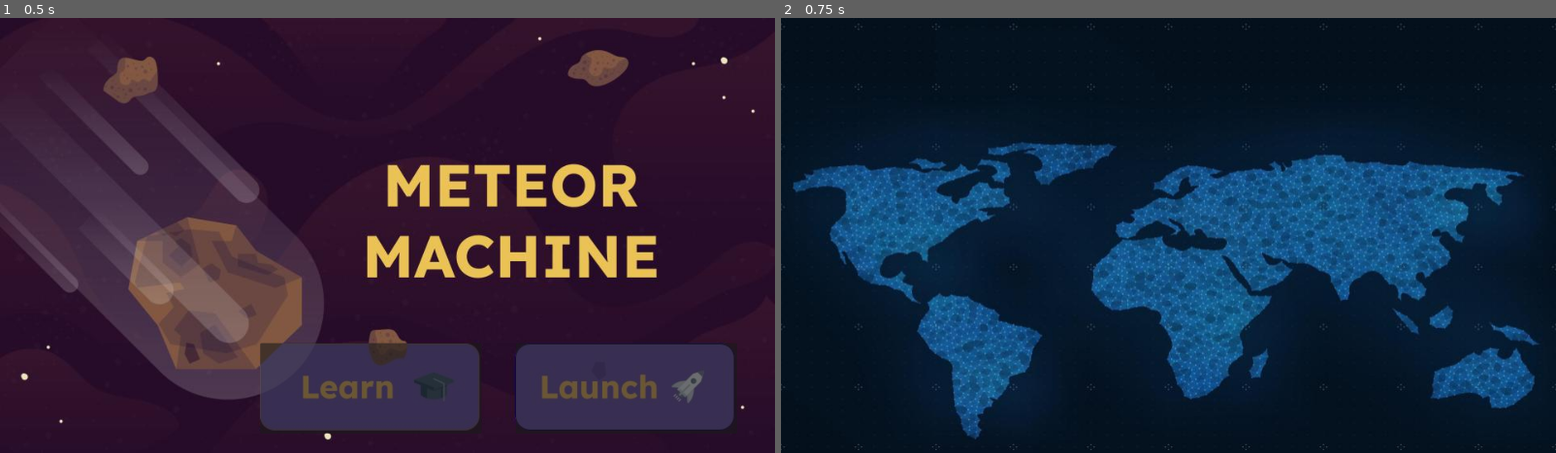
Above: before the commit, frames 1-2 (left to right).
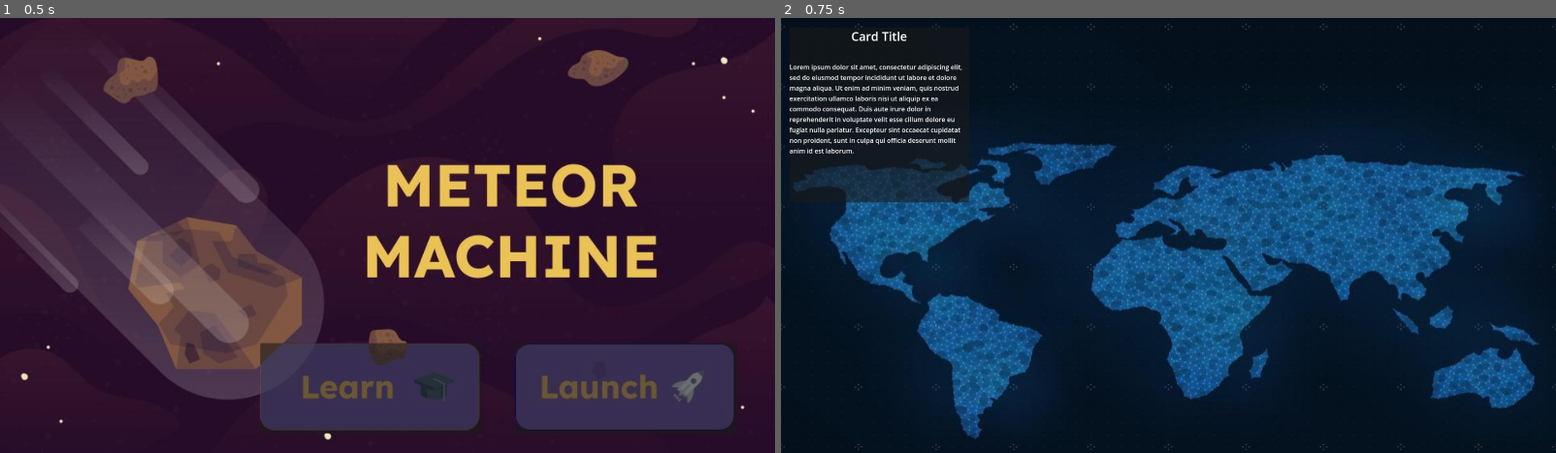
Above: after the commit, the same moments.

Repository: ian2102/Meteor-Machine
Game: Godot game, scene res://Scenes/app.tscn
The game is run twice, just before and just after one commit, with the same random seed, the same clock (stepped at 60 frames per second) and the same inputs.
Inputs (mouse positions are in pixels of both pictures, inside the frame that each line leads up to):
- Up to frame 1 (0.5 s): no input
- Up to frame 2 (0.75 s): click (1408, 387) at 0.5 s

Frame 1 is identical in both runs. In frame 2, 3.1% of the frame differs, in the area x 1-25%, y 3-43%.
Error after the commit: Invalid access to property or key 'near_earth_objects' on a base object of type 'Nil'. (res://Scripts/launch.gd:19)

Commit message:
added basic map and hit marker

Diff:
--- /dev/null
+++ b/Scenes/hit_marker.tscn
@@ -0,0 +1,28 @@
+[gd_scene load_steps=3 format=3 uid="uid://dmk1cg1yljy5r"]
+
+[ext_resource type="Texture2D" uid="uid://bdccal7v4bggh" path="res://Assets/Circle-PNG-File.png" id="1_u5oyo"]
+
+[sub_resource type="CanvasItemMaterial" id="CanvasItemMaterial_tyes7"]
+blend_mode = 2
+
+[node name="HitMarker" type="Control"]
+layout_mode = 3
+anchors_preset = 15
+anchor_right = 1.0
+anchor_bottom = 1.0
+grow_horizontal = 2
+grow_vertical = 2
+
+[node name="TextureRect" type="TextureRect" parent="."]
+material = SubResource("CanvasItemMaterial_tyes7")
+layout_mode = 1
+anchors_preset = 15
+anchor_right = 1.0
+anchor_bottom = 1.0
+offset_right = -920.0
+offset_bottom = -80.0
+grow_horizontal = 2
+grow_vertical = 2
+scale = Vector2(0.4, 0.4)
+texture = ExtResource("1_u5oyo")
+stretch_mode = 5
--- a/Scenes/launch.tscn
+++ b/Scenes/launch.tscn
@@ -1,7 +1,8 @@
-[gd_scene load_steps=3 format=3 uid="uid://dpo27w1ek5dhj"]
+[gd_scene load_steps=4 format=3 uid="uid://dpo27w1ek5dhj"]
 
 [ext_resource type="Script" uid="uid://b5bjbjh4lk774" path="res://Scripts/launch.gd" id="1_jw84x"]
 [ext_resource type="Texture2D" uid="uid://do1rjn4m5glov" path="res://Assets/LaunchMap.jpg" id="2_nrqhf"]
+[ext_resource type="PackedScene" uid="uid://ejpe02dug4vs" path="res://Scenes/learn_card.tscn" id="3_5tlx8"]
 
 [node name="Launch" type="Control"]
 layout_mode = 3
@@ -20,3 +21,14 @@
 grow_horizontal = 2
 grow_vertical = 2
 texture = ExtResource("2_nrqhf")
+
+[node name="HTTPRequest" type="HTTPRequest" parent="."]
+
+[node name="LearnCard" parent="." instance=ExtResource("3_5tlx8")]
+layout_mode = 1
+offset_left = -717.0
+offset_top = -299.0
+offset_right = -717.0
+offset_bottom = -299.0
+
+[connection signal="request_completed" from="HTTPRequest" to="." method="_on_http_request_request_completed"]
--- a/Scripts/launch.gd
+++ b/Scripts/launch.gd
@@ -1 +1,37 @@
-extends Control
+extends Node
+
+@onready var http_request: HTTPRequest = $HTTPRequest
+@onready var learn_card: Control = $LearnCard
+const HIT_MARKER = preload("res://Scenes/hit_marker.tscn")
+
+var asteroids = []
+var current_index = 0
+
+func _ready():
+	var error = http_request.request("https://api.nasa.gov/neo/rest/v1/neo/browse?api_key=mIYsnrgYn3Nh3zKR0V3IvSvQo4ghKAfpGDEEdBmE")
+	if error != OK:
+		print("An error occurred in the HTTP request.")
+
+func _on_http_request_request_completed(result: int, response_code: int, headers: PackedStringArray, body: PackedByteArray) -> void:
+	var json = JSON.parse_string(body.get_string_from_utf8())
+	#print(json)
+	# TODO error handing
+	for object in json["near_earth_objects"]:
+		#print(object["name"])
+		asteroids.append(object)
+
+	learn_card.title.text = asteroids[current_index]["name"]
+	learn_card.info.text = str(asteroids[current_index].keys())
+	var pos = get_random_position()
+	var hit_marker = HIT_MARKER.instantiate()
+	hit_marker.position = pos
+	add_child(hit_marker)
+
+
+var screen_width = 1920
+var screen_height = 1080
+
+func get_random_position() -> Vector2:
+	var x = randi_range(0, screen_width - 1)
+	var y = randi_range(0, screen_height - 1)
+	return Vector2(x, y)
Binary file added: Assets/Circle-PNG-File.png
Not shown, added: Assets/Circle-PNG-File.png.import
